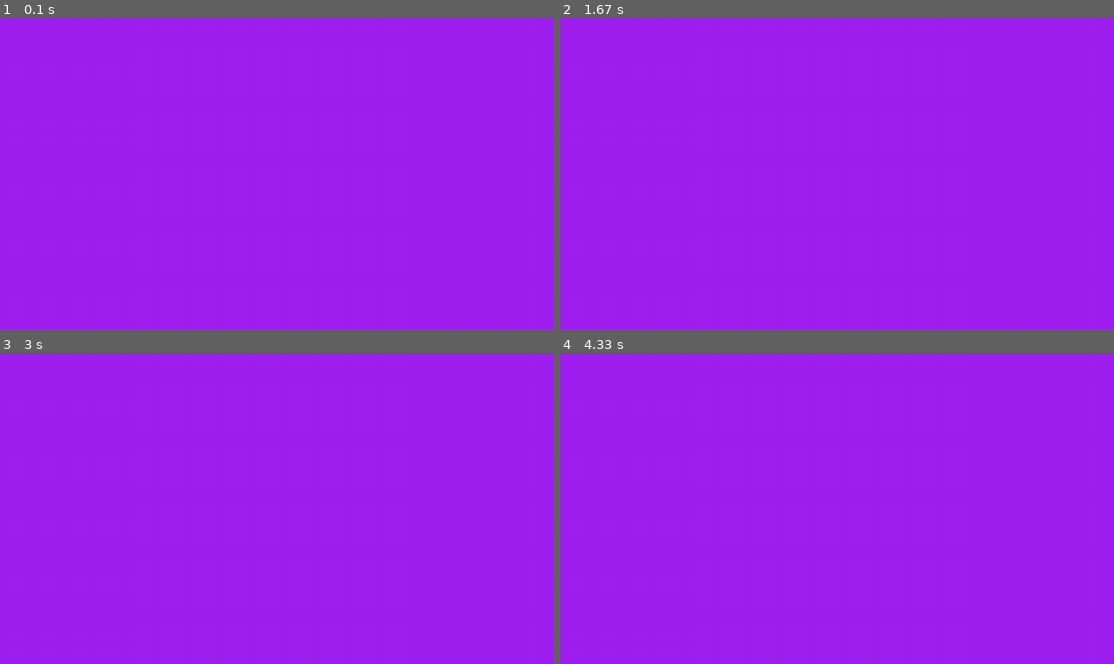
Above: before the commit, frames 1-4 (two rows, left to right).
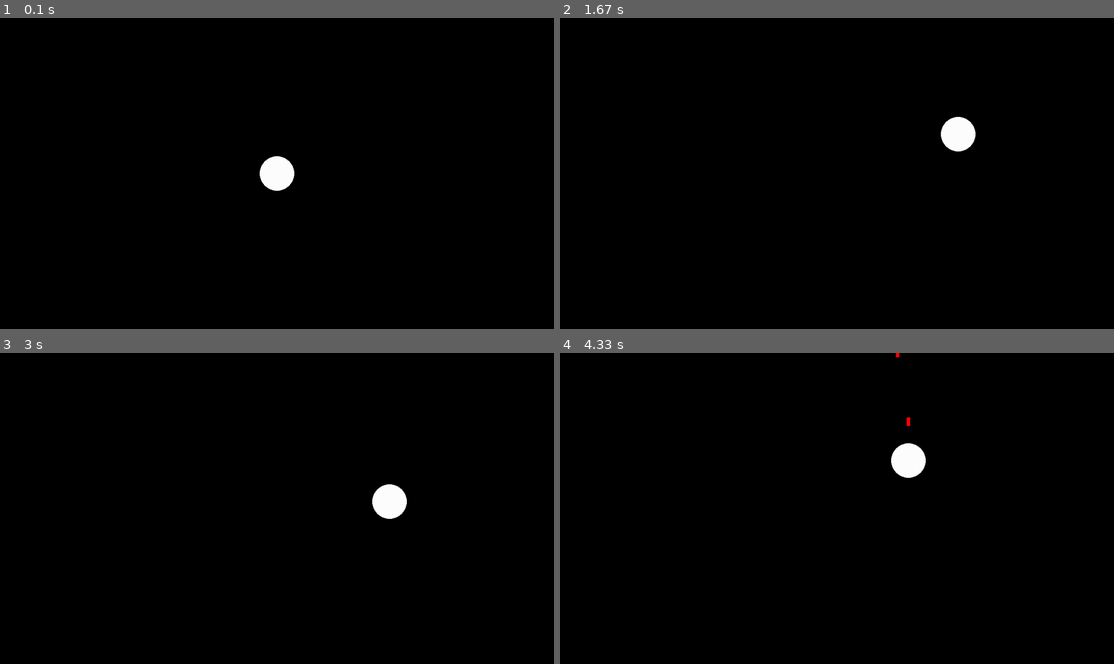
Above: after the commit, the same moments.

Repository: cldrake01/pygame
Game: pygame game, started from main.py
Same seed, same stepped clock (60 frames per second), same inputs: the game is played once before the commit and once after it.
Inputs:
- Up to frame 1 (0.1 s): no input
- Up to frame 2 (1.67 s): hold Space 0.33-0.8 s; hold Right 0.33-0.8 s; hold Right 0.83-1.3 s; hold W 1.33-1.63 s
- Up to frame 3 (3 s): hold Right 1.67-2.13 s; hold A 2.17-2.7 s; hold Down from 2.73 s (still down)
- Up to frame 4 (4.33 s): release Down at 3.03 s; tap Space at 3.07, 3.47, 3.77, 3.9, 4.3 s; hold Left 3.4-3.8 s; hold W 3.83-4.2 s; hold Right from 4.23 s (still down)

The runs differ from the first frame. In frame 1, 100% of the frame differs, in the area x 0-100%, y 0-100%; in frame 2, 100%; in frame 3, 100%; in frame 4, 100%.

Commit message:
Added a firing interval

Diff:
--- a/main.py
+++ b/main.py
@@ -1,29 +1,58 @@
-# Example file showing a basic pygame "game loop"
+import threading
+import time
+from time import sleep
+
 import pygame
 import random
+
+import utils
 
 pygame.init()
 screen = pygame.display.set_mode((1280, 720))
 clock = pygame.time.Clock()
 running = True
 
+dt = 0
+
+player_pos = pygame.Vector2(screen.get_width() / 2, screen.get_height() / 2)
+
+for i in range(10):
+    utils.Enemy(screen)
+
+lasers = []
+
+time_ = 0
+
 while running:
-    # poll for events
-    # pygame.QUIT event means the user clicked X to close your window
     for event in pygame.event.get():
         if event.type == pygame.QUIT:
             running = False
 
-    # fill the screen with a color to wipe away anything from last frame
-    screen.fill("purple")
+    screen.fill("black")
+
+    dt = clock.tick(60) / 1000
 
     # RENDER YOUR GAME HERE
+    pygame.draw.circle(screen, "white", (player_pos.x, player_pos.y), 40)
 
-    # flip() the display to put your work on screen
+    keys = pygame.key.get_pressed()
+
+    if keys[pygame.K_w] or keys[pygame.K_UP]:
+        player_pos.y -= 300 * dt
+    if keys[pygame.K_s] or keys[pygame.K_DOWN]:
+        player_pos.y += 300 * dt
+    if keys[pygame.K_a] or keys[pygame.K_LEFT]:
+        player_pos.x -= 300 * dt
+    if keys[pygame.K_d] or keys[pygame.K_RIGHT]:
+        player_pos.x += 300 * dt
+
+    if keys[pygame.K_SPACE] and time_ < time.time():
+        lasers.append(utils.Laser(screen, (player_pos.x, player_pos.y), "red", dt))
+        time_ = time.time() + 0.1
+
+    _ = list(map(lambda laser: laser.move(lasers), lasers))
+
+    # end of render
     pygame.display.flip()
 
-    clock.tick(60)  # limits FPS to 60
-
 pygame.quit()
-
-# pygame setup
--- a/run.py
+++ /dev/null
@@ -1,53 +0,0 @@
-# A pygame implementation of the space invaders game
-
-import pygame
-import random
-import utils
-
-pygame.init()
-screen = pygame.display.set_mode((1280, 720))
-clock = pygame.time.Clock()
-running = True
-
-dt = 0
-
-player_pos = pygame.Vector2(screen.get_width() / 2, screen.get_height() / 2)
-
-for i in range(10):
-    utils.Enemy(screen)
-
-lasers = []
-
-while running:
-
-    for event in pygame.event.get():
-        if event.type == pygame.QUIT:
-            running = False
-
-    screen.fill("black")
-
-    dt = clock.tick(60) / 1000
-
-    # RENDER YOUR GAME HERE
-    pygame.draw.circle(screen, "white", (player_pos.x, player_pos.y), 40)
-
-    keys = pygame.key.get_pressed()
-
-    if keys[pygame.K_w] or keys[pygame.K_UP]:
-        player_pos.y -= 300 * dt
-    if keys[pygame.K_s] or keys[pygame.K_DOWN]:
-        player_pos.y += 300 * dt
-    if keys[pygame.K_a] or keys[pygame.K_LEFT]:
-        player_pos.x -= 300 * dt
-    if keys[pygame.K_d] or keys[pygame.K_RIGHT]:
-        player_pos.x += 300 * dt
-
-    if keys[pygame.K_SPACE]:
-        lasers.append(utils.Laser(screen, (player_pos.x, player_pos.y), "red", dt))
-
-    _ = list(map(lambda x: x.move(lasers), lasers))
-
-    # end of render
-    pygame.display.flip()
-
-pygame.quit()
--- a/utils.py
+++ b/utils.py
@@ -8,18 +8,24 @@
         self._pos = list(pos[:])
         self._color = color
         self._dt = dt
-        self._rect = pygame.draw.rect(self._screen, self._color, rect=(self._pos[0] - 4, self._pos[1] - 140, 8, 80))
+        self._rect = pygame.draw.rect(
+            self._screen,
+            self._color,
+            rect=(self._pos[0] - 4, self._pos[1] - 80, 8, 20),
+        )
 
     def move(self, lasers: list):
-        self._pos[1] -= 300 * self._dt
-
-        print(self._pos[1])
+        self._pos[1] -= 600 * self._dt
 
         if self._pos[1] < 0:
             lasers.remove(self)
         else:
             self._rect.move(0, self._pos[1])
-            pygame.draw.rect(self._screen, self._color, rect=(self._pos[0] - 4, self._pos[1] - 140, 8, 80))
+            pygame.draw.rect(
+                self._screen,
+                self._color,
+                rect=(self._pos[0] - 4, self._pos[1] - 80, 8, 20),
+            )
 
 
 class Enemy:
@@ -30,11 +36,14 @@
         self._color = tuple(map(lambda x: random.randrange(0, 255), range(3)))
 
         pygame.draw.rect(
-            self._screen, self._color, rect=(
+            self._screen,
+            self._color,
+            rect=(
                 random.randrange(20, 1260),
                 random.randrange(20, 200),
                 self._box.width,
-                self._box.height)
+                self._box.height,
+            ),
         )
 
 
